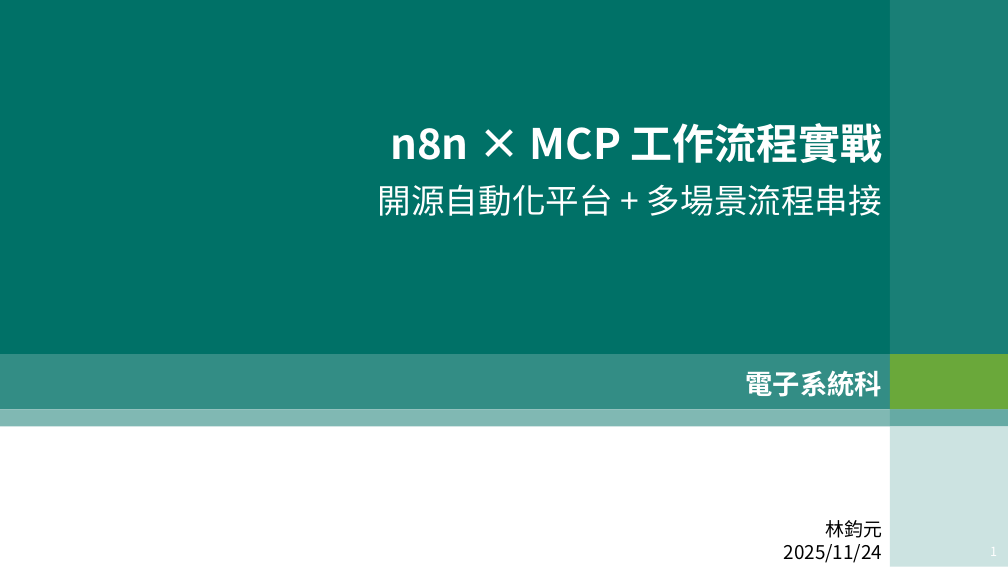
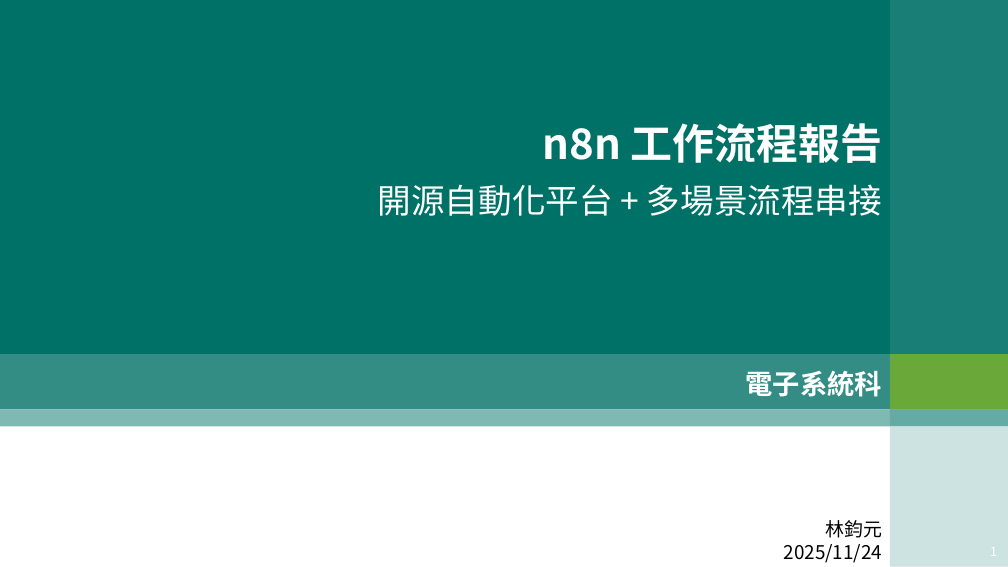
Before and after one commit to 43903687/Data_for_CTBC, a slide deck: slide 1 of 20251104_n8n報告.pptx. Drawn at 1008x567 pixels with LibreOffice and Linux fonts; fonts in the diff are those of the drawing; background and template pictures are left out. Boxes give left, top, right and bottom in pixels: in the first picture for what was removed or moved away, otherwise in the second. Text is boxed around its words. In the diff, an @@ line names an element or a change of style, - is before the commit and + after.

```diff
--- a/20251104_n8n報告.pptx
+++ b/20251104_n8n報告.pptx
@@ title at (x1=378, y1=123, x2=883, y2=216): text changed @@
-n8n × MCP 工作流程實戰
-開源自動化平台 + 多場景流程串接
+n8n 工作流程報告
+開源自動化平台 + 多場景流程串接
```
Also in this commit, not shown: 3 other slides changed, 3 slides added, 6 slides removed, 1 other file.
